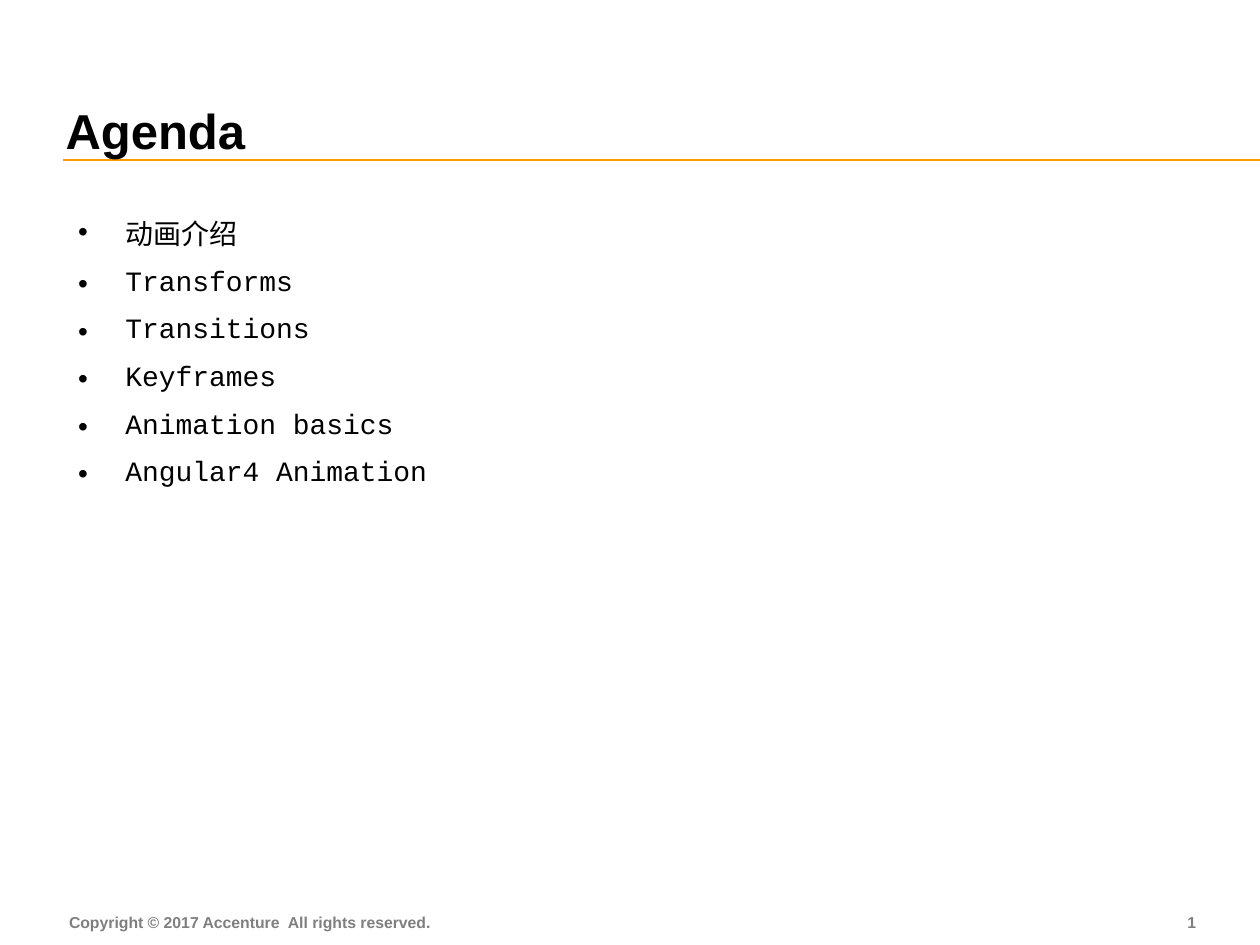
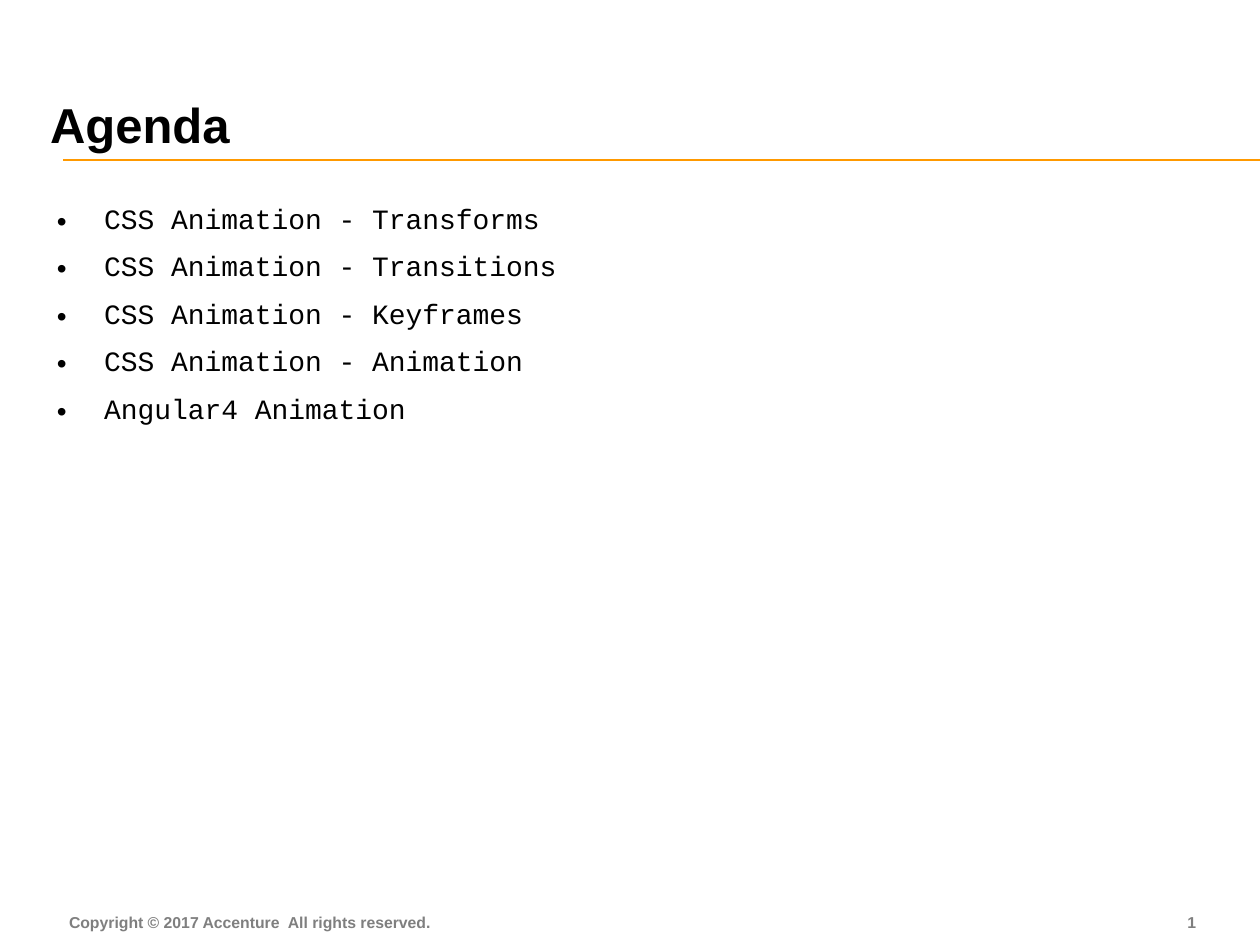
Before and after one commit to FS-Angular-Interest-Group/AngularTraining, a slide deck: slide 2 of PPT/10-Accenture-FS-Animation.pptx. Drawn at 1260x945 pixels with LibreOffice and Linux fonts; fonts in the diff are those of the drawing. Boxes give left, top, right and bottom in pixels: in the first picture for what was removed or moved away, otherwise in the second. Text is boxed around its words. In the diff, an @@ line names an element or a change of style, - is before the commit and + after.

```diff
--- a/PPT/10-Accenture-FS-Animation.pptx
+++ b/PPT/10-Accenture-FS-Animation.pptx
@@ title "Agenda": place and size @@
-title "Agenda" at box(66, 113, 245, 159)
+title "Agenda" at box(50, 107, 229, 154)
@@ table at box(44, 184, 1092, 650) @@
-row 1: 动画介绍 / Transforms / Transitions / Keyframes / Animation basics / Angular4 Animation
+row 1: CSS Animation - Transforms / CSS Animation - Transitions / CSS Animation - Keyframes / CSS Animation - Animation / Angular4 Animation
+row 2: 
+row 3: 
@@ table: place and size @@
-table at box(66, 185, 1114, 500)
+table at box(44, 184, 1092, 650)
```
Also in this commit, not shown: 2 other slides changed, 4 slides added, 8 slides removed.
